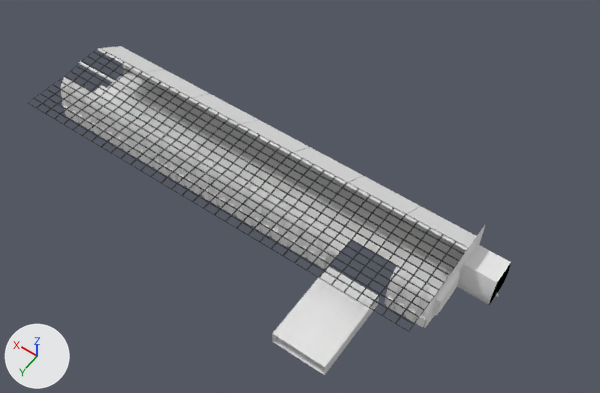
The Blender file Assets/Models/Blender/TrainstationPlatform.blend: old version first, new version second.
Both versions are drawn from a 50 mm lens placed at (-45.8, 83.5, 153.5), pointed at (21.9, -11.2, 4.6). Every picture has the same lights, and +X, +Y and +Z are marked at lower left.

The first picture shows 'PlatfomrEnd1', 'PlatformCeiling', 'PlatformCorridor', 'PlatformTracks', 'PlatformTracks.001', 'PlatformTracks.002', 'PlatformTracks.003', 'PlatformTracks.004', 'PlatformTracks.005', 'PlatformTracks.006', 'PlatformTrainTracks', 'PlatformWall.002'.
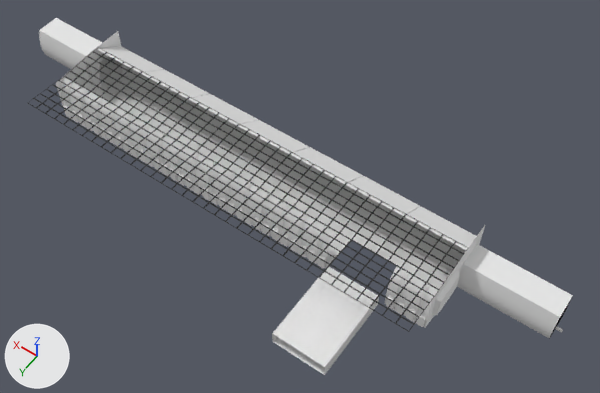
What differs and where, as boxes [x1, y1, x2, y2] in the pictures (600 x 393 px; the box of a moved part takes in the faces that stretch with it):
'PlatfomrEnd1', reshaped (72% wider, 13% taller): before [426, 225, 511, 326]; after [426, 225, 573, 339]
'PlatfomrEnd1.001', shown: after [39, 18, 124, 100]
part 1 of me_plane_010, moved or reshaped: before [486, 260, 511, 305]; after [39, 18, 573, 339]

Edits to the bpy script that builds the scene:
```text
Change me_plane_010:
    where me_plane_010.from_pydata(...)  # 57 vertices, 41 faces; spans x -8.0..0.0, y -9.2..13.0, z -2.0..12.0
    used by ob_platfomrend1; location = (-17.5, -14.0, 0.0)
    me_plane_010 part 1: all 12 vertices in x -8.0, y -8.2..0.0, z -2.0..7.0 are moved by (-14.0, 0.0, 0.0)
Change ob_platformtraintracks:
    where _m = ob_platformtraintracks.modifiers.new('Array', 'ARRAY')
    _m.count: 6 -> 7
Change ob_platfomrend1_001:
    remove ob_platfomrend1_001.hide_set(True)  # its collection is switched off
```
